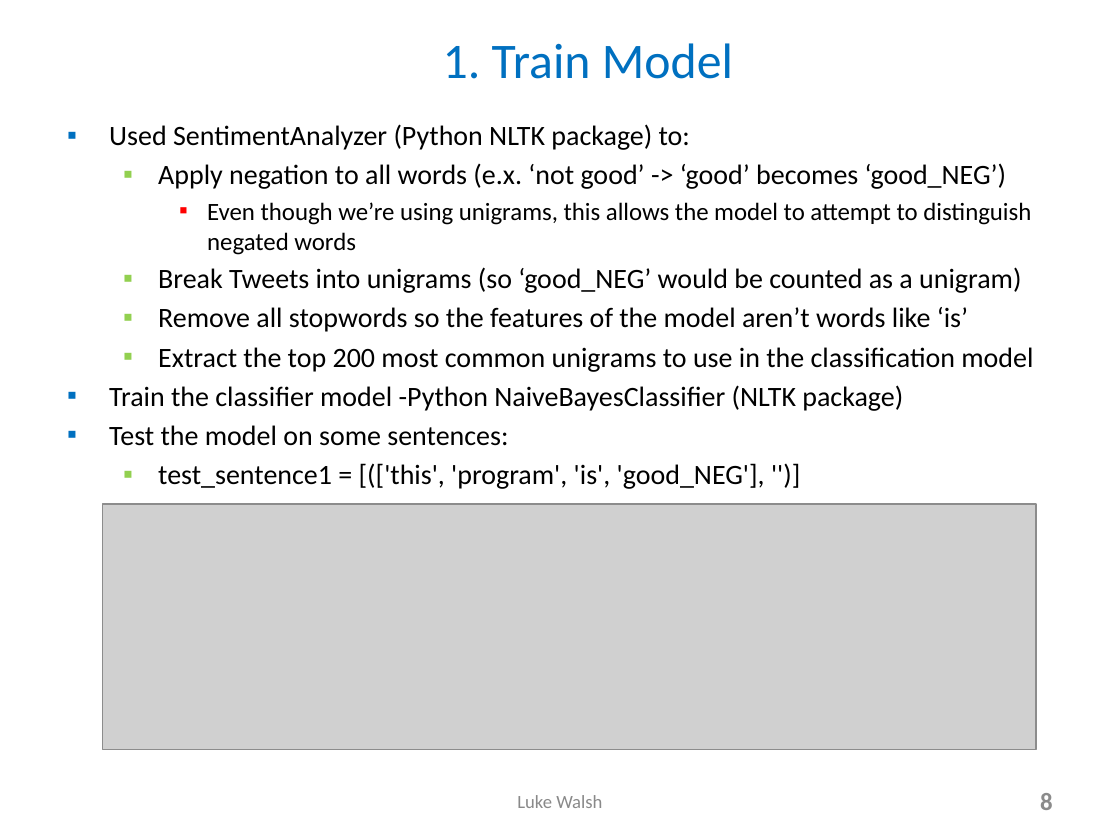
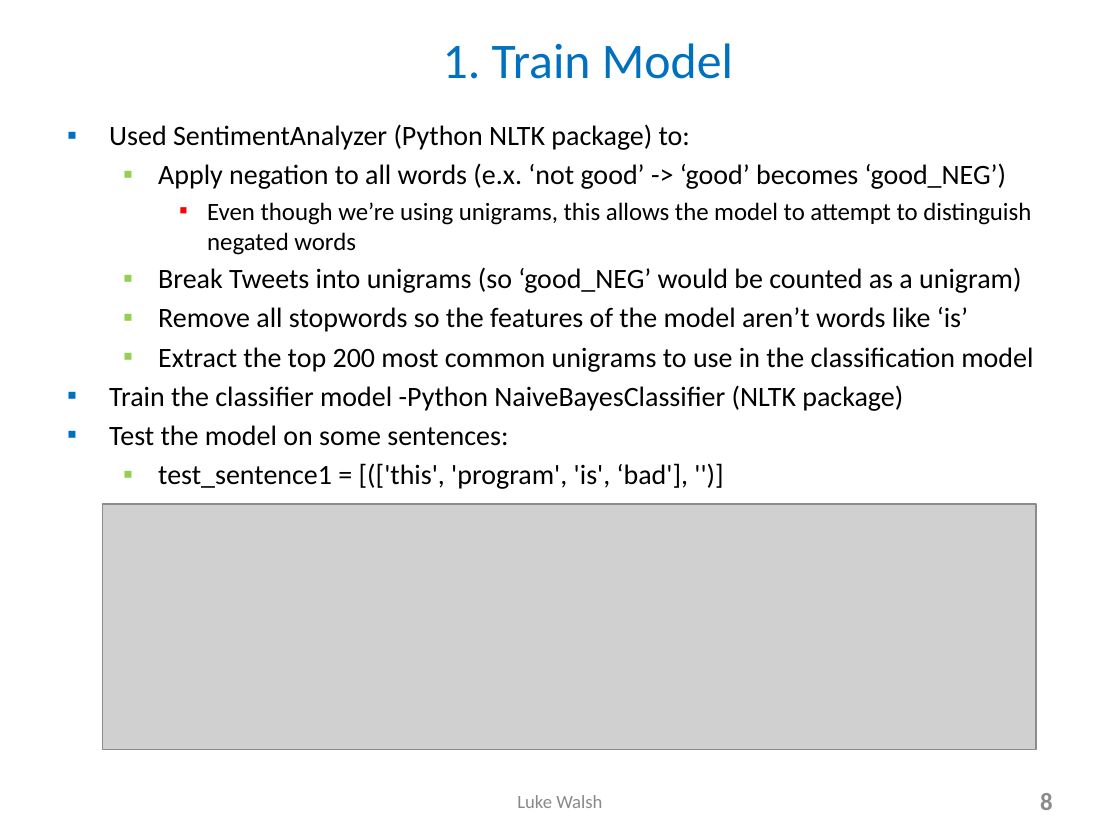
Before and after one commit to lukewalshct/Twitter_Sentiment, a slide deck: slide 8 of Spark_Streaming_NLTK_LWalsh_15min.pptx. Drawn at 1120x840 pixels with LibreOffice and Linux fonts; fonts in the diff are those of the drawing; grey boxes stand for pictures. Boxes give left, top, right and bottom in pixels: in the first picture for what was removed or moved away, otherwise in the second. Text is boxed around its words. In the diff, an @@ line names an element or a change of style, - is before the commit and + after.

```diff
--- a/Spark_Streaming_NLTK_LWalsh_15min.pptx
+++ b/Spark_Streaming_NLTK_LWalsh_15min.pptx
@@ text at (158, 463, 688, 489): text changed @@
-  ▪ test_sentence1 = [(['this', 'program', 'is', 'good_NEG'], '')]
+  ▪ test_sentence1 = [(['this', 'program', 'is', ‘bad'], '')]
```
Also in this commit, not shown: 2 other slides changed, 1 slide removed, 8 other files.
